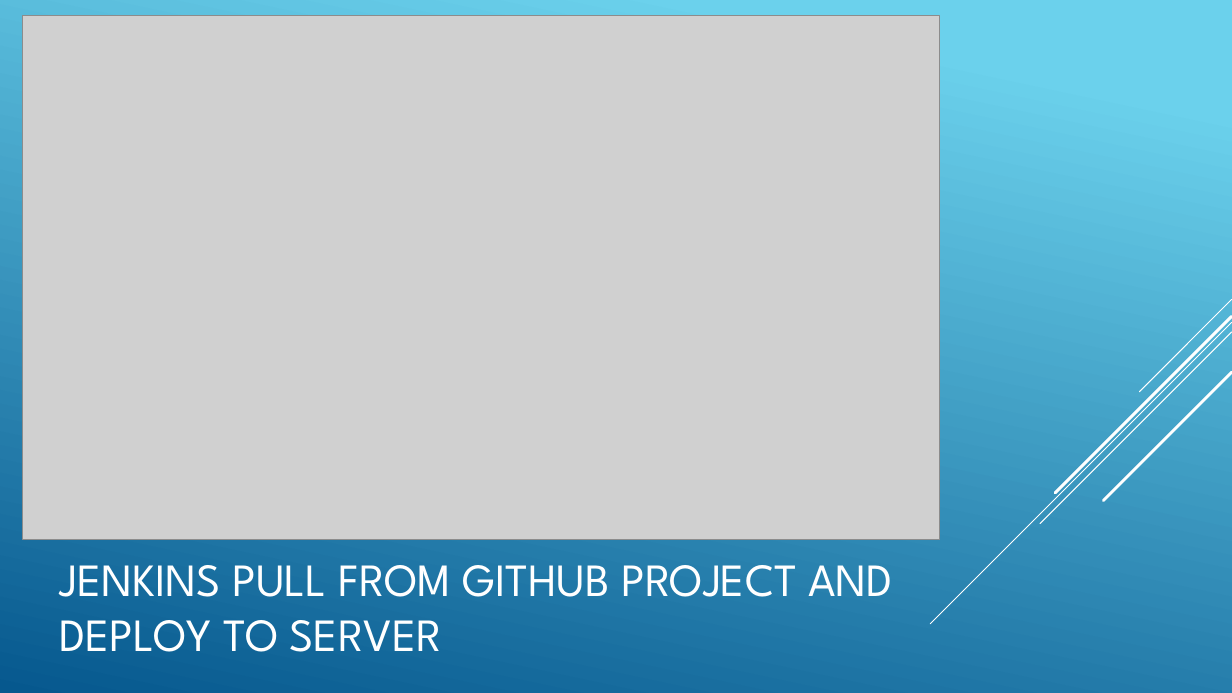
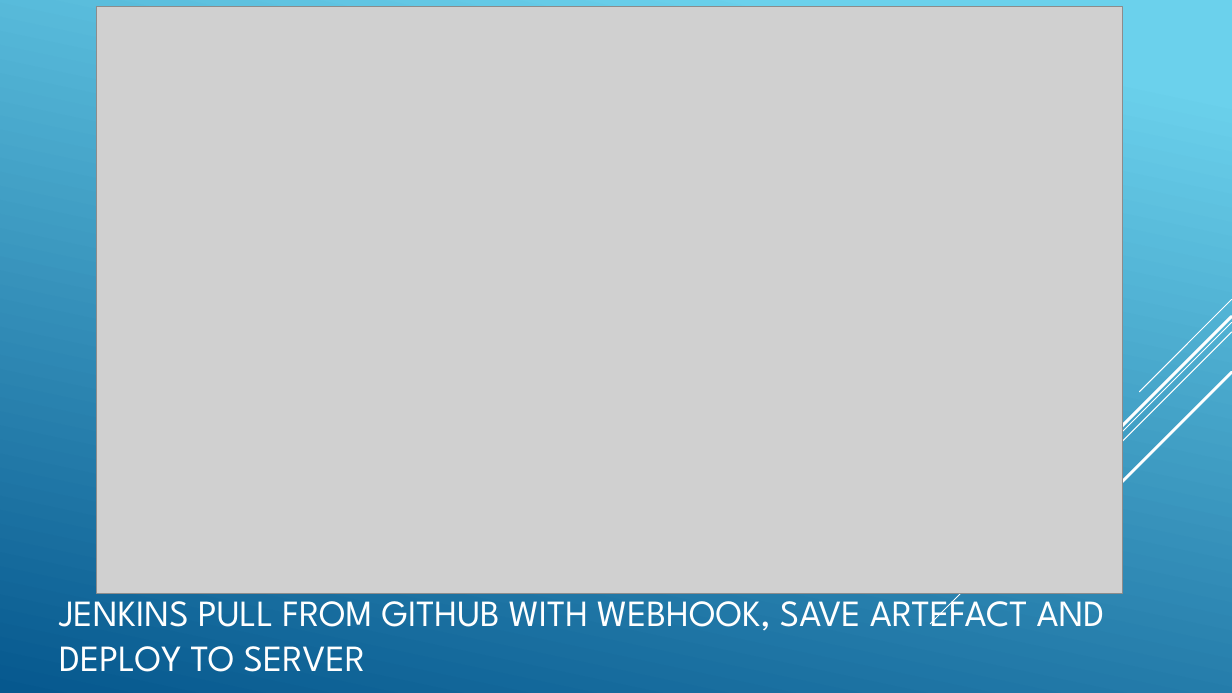
Before and after one commit to MarchenkoOlexandr/DevOps_online_Vinnitsja_2021Q4, a slide deck: slide 8 of m1/task13.1/DEPLOY TELEGRAMM BOT.pptx (slide 7 before the commit). Drawn at 1232x693 pixels with LibreOffice and Linux fonts; fonts in the diff are those of the drawing; grey boxes stand for pictures. Boxes give left, top, right and bottom in pixels: in the first picture for what was removed or moved away, otherwise in the second. Text is boxed around its words. In the diff, an @@ line names an element or a change of style, - is before the commit and + after.

```diff
--- a/m1/task13.1/DEPLOY TELEGRAMM BOT.pptx
+++ b/m1/task13.1/DEPLOY TELEGRAMM BOT.pptx
@@ picture: place and size @@
-picture at (23,15,940,540)
+picture at (97,6,1123,593)
@@ title at (59,589,1105,672): text changed; size 36 to 28.8 pt @@
-JENKINS PULL FROM GITHUB PROJECT AND DEPLOY TO SERVER
+JENKINS PULL FROM GITHUB WITH WEBHOOK, SAVE ARTEFACT AND DEPLOY TO SERVER
```
Also in this commit, not shown: 9 other slides changed, 2 slides added, 13 other files.
